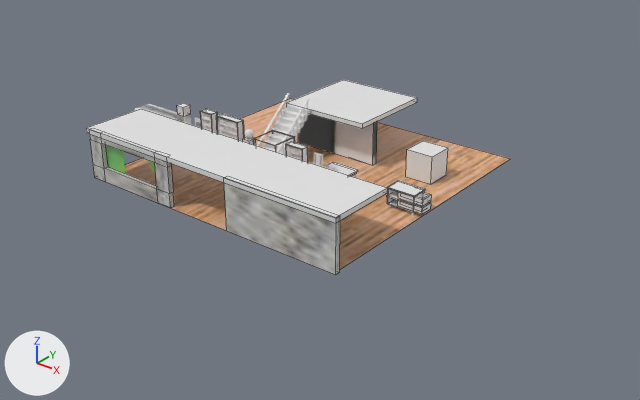
Two versions of the FBX model Assets/3dObjects/all assets.fbx, one commit apart.
Rendered twice from a camera (50 mm lens) standing at (32.8, -42.6, 23.9) and looking at (-1.4, 0.1, -2.6). The axes (+X, +Y, +Z) are drawn at lower left. The lights are the same throughout. The first picture is the older version. Mesh edges are drawn as thin lines on the coarser meshes. Where no turn or scale is listed for an object, it has been applied to the vertices.
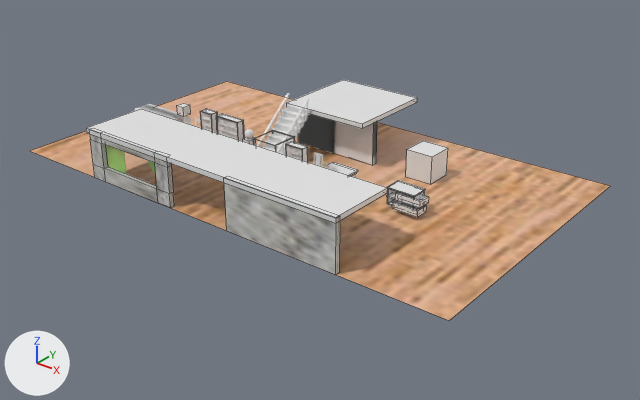
Pixel boxes (x1, y1, x2, y2) of what changed, in the pictures (640 x 400 px):
'Plane', rescaled (40% wider, 36% taller)
    before: (97, 98, 510, 274)
    after: (30, 81, 610, 321)
'DrawerTop', moved
    before: (398, 192, 431, 206)
    after: (395, 192, 428, 208)
'DrawerTop.001', added
    after: (393, 200, 426, 217)
'DrawerBotton', deleted
    before: (397, 200, 431, 214)

The change, as a list of edits to the scene's bpy script:
```text
Change ob_plane:
    ob_plane.scale: (1.0, 1.0, 1.0) -> (1.72, 1.0, 1.0)
Change ob_drawertop:
    ob_drawertop.location: (6.24, -0.15, -0.14) -> (6.24, -0.45, -0.14)
Remove ob_drawerbotton:
    ob_drawerbotton = bpy.data.objects.new('DrawerBotton', me_cube_130)
    ob_drawerbotton.location = (6.24, -0.15, -0.44)
Add ob_drawertop_001:
    ob_drawertop_001 = bpy.data.objects.new('DrawerTop.001', me_cube_131.copy())  # the mesh of ob_drawertop
    ob_drawertop_001.location = (6.24, -0.68, -0.68)
```
